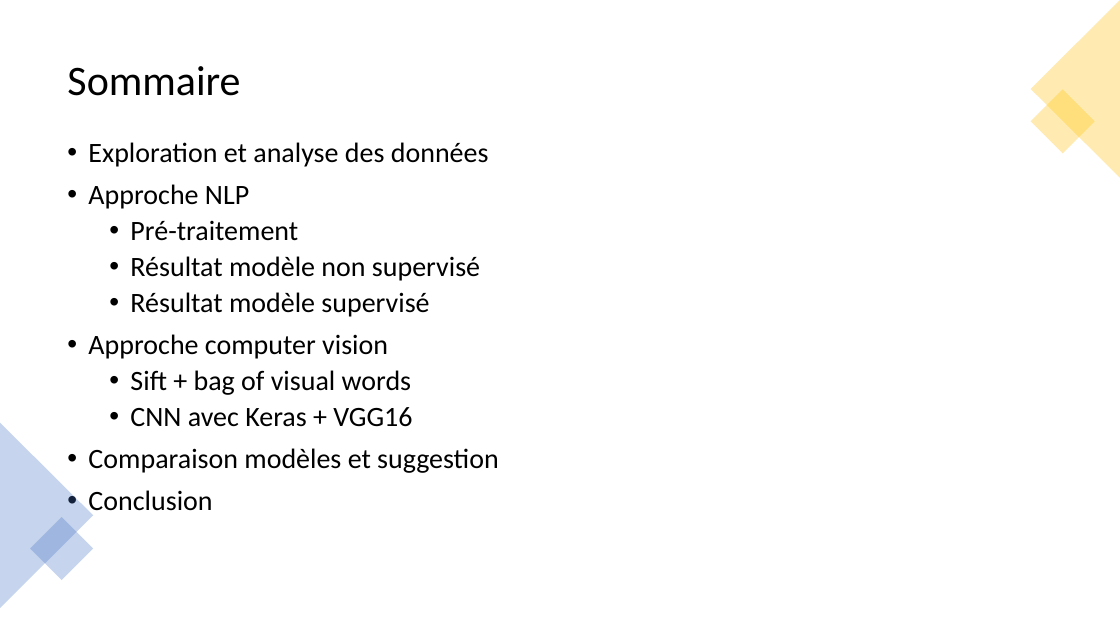
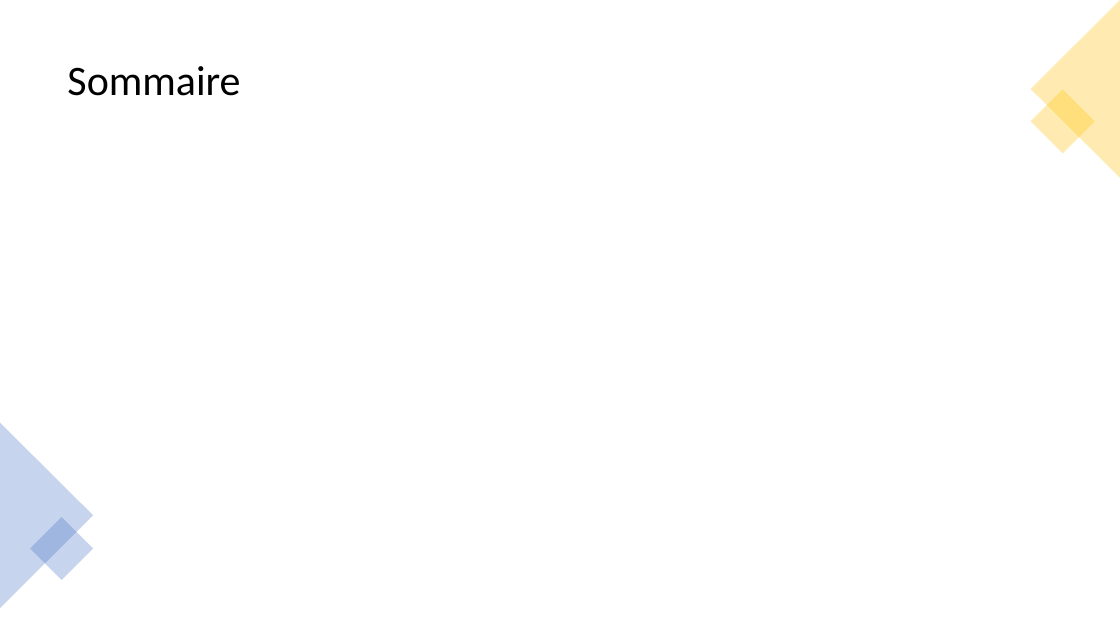
Before and after one commit to Blisk11/project_7, a slide deck: slide 2 of documents/P7_03_présentation.pptx (slide 3 before the commit). Drawn at 1120x630 pixels with LibreOffice and Linux fonts; fonts in the diff are those of the drawing. Boxes give left, top, right and bottom in pixels: in the first picture for what was removed or moved away, otherwise in the second. Text is boxed around its words. In the diff, an @@ line names an element or a change of style, - is before the commit and + after.

```diff
--- a/documents/P7_03_présentation.pptx
+++ b/documents/P7_03_présentation.pptx
@@ text removed at (88, 142, 499, 516) @@
-• Exploration et analyse des données
-• Approche NLP
-  • Pré-traitement
-  • Résultat modèle non supervisé
-  • Résultat modèle supervisé
-• Approche computer vision
-  • Sift + bag of visual words
-  • CNN avec Keras + VGG16
-• Comparaison modèles et suggestion
-• Conclusion
```
Also in this commit, not shown: 2 other slides changed, 1 slide removed, 3 other files.
